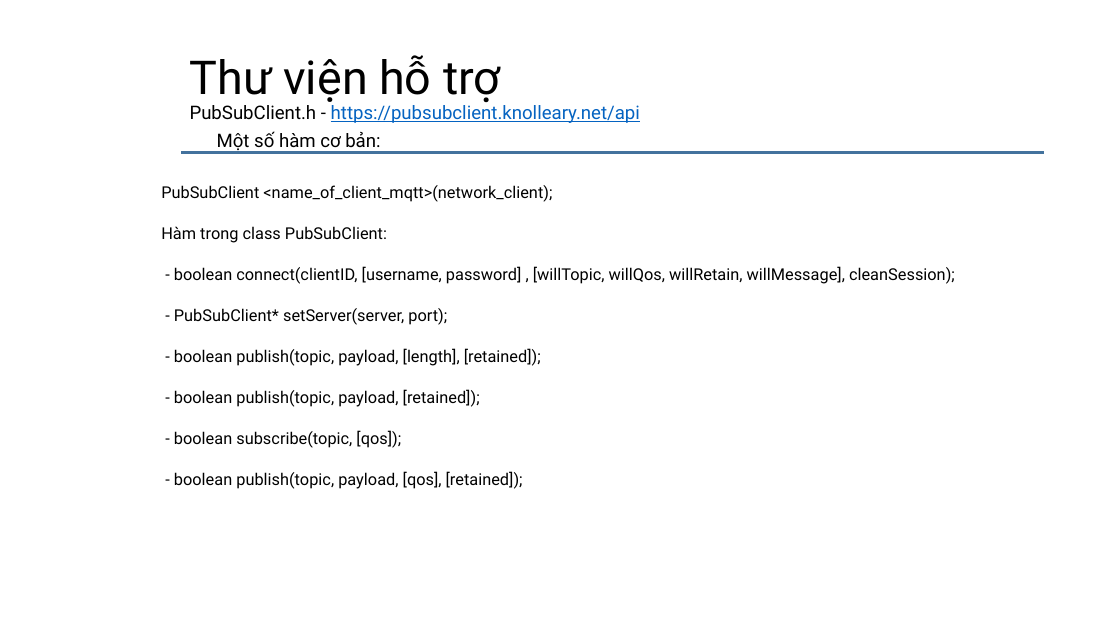
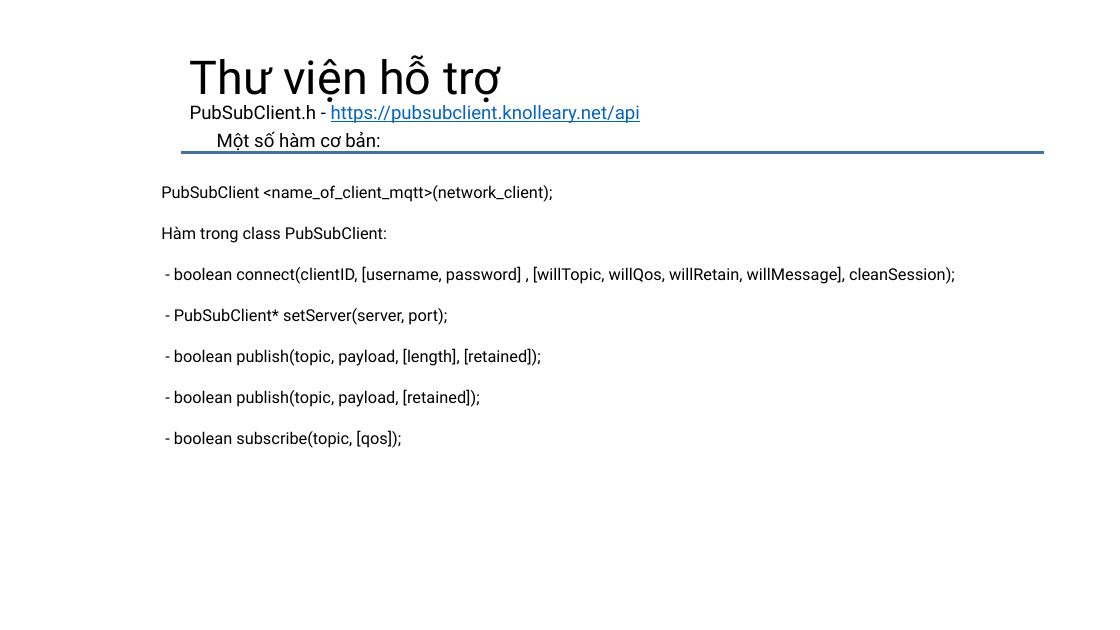
Before and after one commit to daotuyen9244/Indruino-Iot-Project, a slide deck: slide 5 of FW/Hau/MQTT & JSON/MQTT&Json.pptx. Drawn at 1120x630 pixels with LibreOffice and Linux fonts; fonts in the diff are those of the drawing; background and template pictures are left out. Boxes give left, top, right and bottom in pixels: in the first picture for what was removed or moved away, otherwise in the second. Text is boxed around its words. In the diff, an @@ line names an element or a change of style, - is before the commit and + after.

```diff
--- a/FW/Hau/MQTT & JSON/MQTT&Json.pptx
+++ b/FW/Hau/MQTT & JSON/MQTT&Json.pptx
@@ text at <box>174,471,523,489</box>: paragraph removed @@
-- boolean publish(topic, payload, [qos], [retained]);
```
Also in this commit, not shown: 3 other files.
